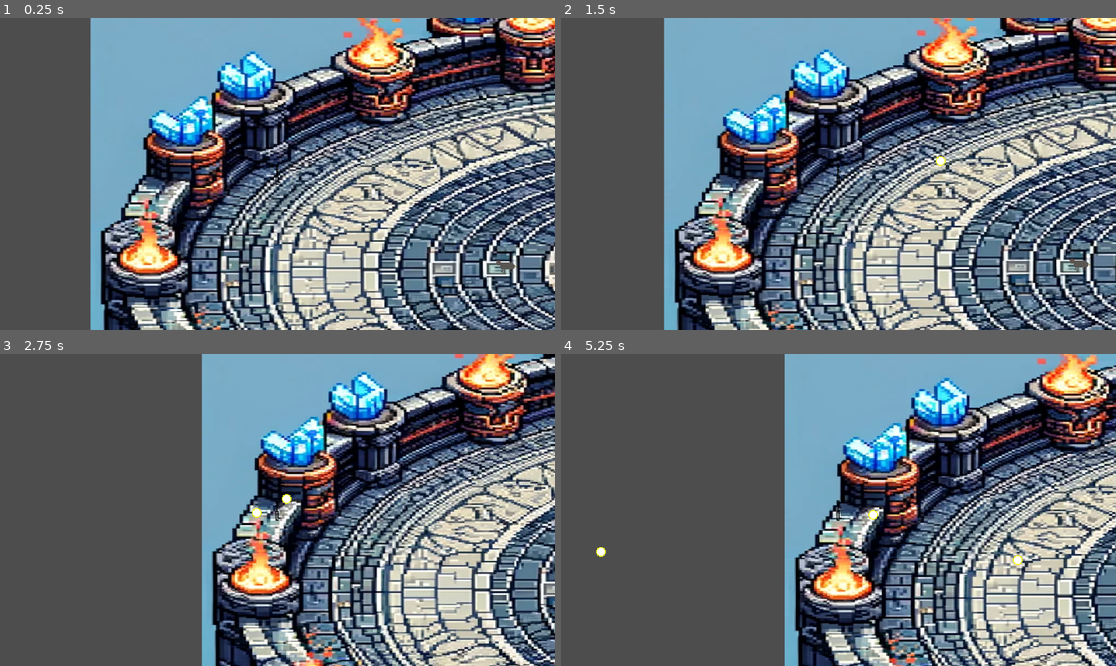
Above: before the commit, frames 1-4 (two rows, left to right).
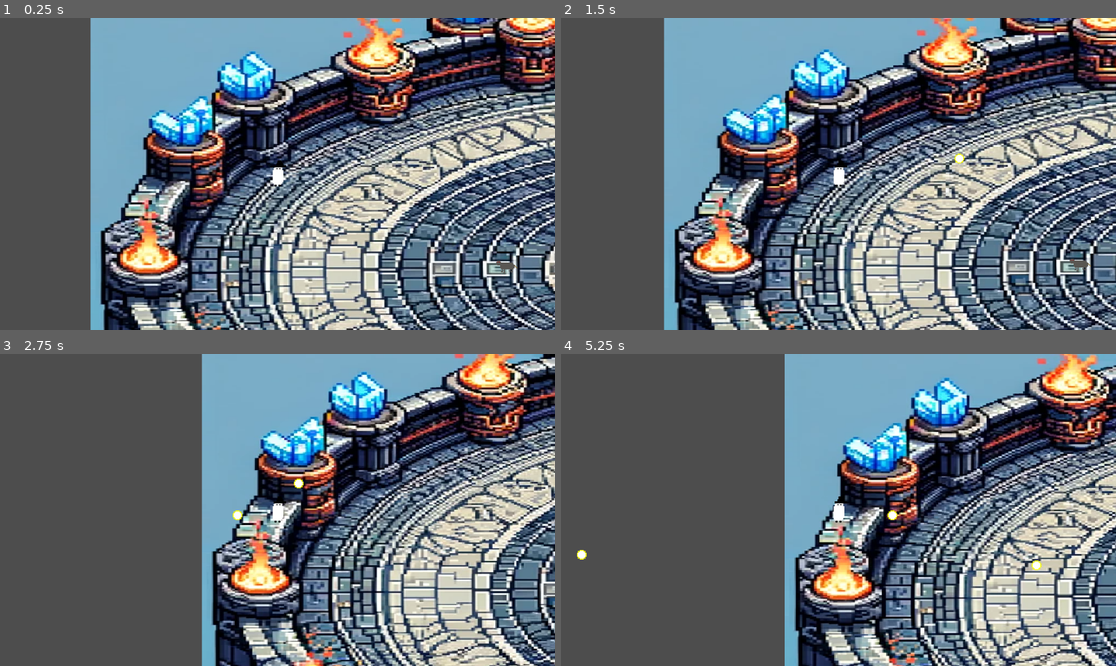
Above: after the commit, the same moments.

Repository: franklinjr12/arenav1
Game: Godot game, scene res://scenes/game.tscn
Same seed, same stepped clock (60 frames per second), same inputs: the game is played once before the commit and once after it.
Inputs (mouse positions are in pixels of both pictures, inside the frame that each line leads up to):
- Up to frame 1 (0.25 s): no input
- Up to frame 2 (1.5 s): tap Enter at 0.5 s; move the mouse to (960, 158) at 0.52 s; hold Q (q_action) 0.53-1.28 s; move the mouse to (727, 189) at 1.27 s; right-click (727, 189) at 1.35 s
- Up to frame 3 (2.75 s): tap Q (q_action) at 1.55 s; move the mouse to (333, 441) at 2.02 s; hold Q (q_action) from 2.03 s (still down)
- Up to frame 4 (5.25 s): move the mouse to (810, 572) at 2.77 s; release Q (q_action) at 2.78 s; tap Q (q_action) at 2.85, 3.8, 4.35 s; move the mouse to (1005, 556) at 3.52 s; hold Right mouse button (move) 3.53-4.28 s; move the mouse to (672, 463) at 4.27 s; move the mouse to (866, 510) at 5.02 s; hold Q (q_action) from 5.03 s (still down)

The runs differ from the first frame. In frame 1, 0.1% of the frame differs, in the area x 49-52%, y 45-55%; in frame 2, 0.2%; in frame 3, 0.3%; in frame 4, 0.4%, in the area x 2-87%, y 45-70%.

Commit message:
add sprites and enemy damaged

Diff:
--- a/scenes/basic_spell.tscn
+++ b/scenes/basic_spell.tscn
@@ -14,3 +14,5 @@
 
 [node name="CollisionShape2D" type="CollisionShape2D" parent="Area2D"]
 shape = SubResource("CircleShape2D_lks56")
+
+[connection signal="body_entered" from="Area2D" to="." method="_on_area_2d_body_entered"]
--- a/scenes/enemy.tscn
+++ b/scenes/enemy.tscn
@@ -1,12 +1,14 @@
-[gd_scene load_steps=3 format=3 uid="uid://b6ydjnhhpafm0"]
+[gd_scene load_steps=4 format=3 uid="uid://b6ydjnhhpafm0"]
 
 [ext_resource type="Texture2D" uid="uid://br75vfgdxlc2j" path="res://sprites/ugly_rat.png" id="1_7p1mj"]
+[ext_resource type="Script" uid="uid://dgvd6oob2rpem" path="res://scripts/enemy.gd" id="1_md0e3"]
 
 [sub_resource type="CapsuleShape2D" id="CapsuleShape2D_md0e3"]
 radius = 5.0
 height = 20.0
 
 [node name="Enemy" type="CharacterBody2D"]
+script = ExtResource("1_md0e3")
 
 [node name="Sprite2D" type="Sprite2D" parent="."]
 texture = ExtResource("1_7p1mj")
--- a/scenes/game.tscn
+++ b/scenes/game.tscn
@@ -1,34 +1,14 @@
-[gd_scene load_steps=7 format=3 uid="uid://cotssc72bpfg"]
+[gd_scene load_steps=5 format=3 uid="uid://cotssc72bpfg"]
 
-[ext_resource type="Texture2D" uid="uid://b78hp7i3kabrq" path="res://sprites/sticky.png" id="1_uwrxv"]
-[ext_resource type="Script" uid="uid://cxalnlsqejr3s" path="res://scripts/player.gd" id="1_yqjtg"]
+[ext_resource type="PackedScene" uid="uid://bh7ryb0mb3rh0" path="res://scenes/player.tscn" id="1_lbhrr"]
 [ext_resource type="Script" uid="uid://bpoof3cfbppe7" path="res://scripts/arena_camera.gd" id="3_lnu2h"]
 [ext_resource type="Texture2D" uid="uid://chbf47bmcasnt" path="res://sprites/battle_arena.png" id="4_lbhrr"]
 [ext_resource type="PackedScene" uid="uid://b6ydjnhhpafm0" path="res://scenes/enemy.tscn" id="5_iywne"]
 
-[sub_resource type="RectangleShape2D" id="RectangleShape2D_yqjtg"]
-size = Vector2(5, 21)
-
 [node name="Game" type="Node2D" groups=["Game"]]
 
-[node name="Player" type="CharacterBody2D" parent="." groups=["player"]]
+[node name="Player" parent="." instance=ExtResource("1_lbhrr")]
 position = Vector2(196, 197)
-script = ExtResource("1_yqjtg")
-SPEED = 100.0
-
-[node name="Sprite2D" type="Sprite2D" parent="Player"]
-texture_filter = 1
-position = Vector2(2, -3)
-texture = ExtResource("1_uwrxv")
-metadata/_edit_lock_ = true
-
-[node name="CollisionShape2D" type="CollisionShape2D" parent="Player"]
-position = Vector2(0.5, 0.5)
-shape = SubResource("RectangleShape2D_yqjtg")
-metadata/_edit_lock_ = true
-
-[node name="QActionTimer" type="Timer" parent="Player"]
-one_shot = true
 
 [node name="ArenaCamera" type="Camera2D" parent="."]
 position = Vector2(195, 194)
--- /dev/null
+++ b/scenes/player.tscn
@@ -0,0 +1,25 @@
+[gd_scene load_steps=4 format=3 uid="uid://bh7ryb0mb3rh0"]
+
+[ext_resource type="Script" uid="uid://cxalnlsqejr3s" path="res://scripts/player.gd" id="1_g2els"]
+[ext_resource type="Texture2D" uid="uid://b5jrfr5cx2x8q" path="res://sprites/ugly_mage.png" id="2_qhqgy"]
+
+[sub_resource type="CapsuleShape2D" id="CapsuleShape2D_dqkch"]
+radius = 5.5
+height = 25.0
+
+[node name="Player" type="CharacterBody2D" groups=["player"]]
+script = ExtResource("1_g2els")
+SPEED = 100.0
+
+[node name="Sprite2D" type="Sprite2D" parent="."]
+texture_filter = 1
+texture = ExtResource("2_qhqgy")
+metadata/_edit_lock_ = true
+
+[node name="CollisionShape2D" type="CollisionShape2D" parent="."]
+position = Vector2(0.5, 0.5)
+shape = SubResource("CapsuleShape2D_dqkch")
+metadata/_edit_lock_ = true
+
+[node name="QActionTimer" type="Timer" parent="."]
+one_shot = true
--- a/scripts/basic_spell.gd
+++ b/scripts/basic_spell.gd
@@ -3,13 +3,21 @@
 const speed_mag = 100
 
 var velocity : Vector2 = Vector2.ZERO
+var base_damage: int = 2
 
 func _process(delta: float):
 	position.x += velocity.x * speed_mag * delta
 	position.y += velocity.y * speed_mag * delta
+
 
 func set_direction(direction: Vector2):
 	if direction.is_normalized():
 		velocity = direction
 	else:
 		velocity = direction.normalized()
+
+
+func _on_area_2d_body_entered(body: Node2D) -> void:
+	if body is Enemy:
+		body.suffer_damage(base_damage)
+	queue_free()
--- /dev/null
+++ b/scripts/enemy.gd
@@ -0,0 +1,9 @@
+extends CharacterBody2D
+class_name Enemy
+
+var health_points = 5
+
+func suffer_damage(number: int):
+	health_points -= number
+	if health_points <= 0:
+		queue_free()
--- a/scripts/player.gd
+++ b/scripts/player.gd
@@ -1,6 +1,7 @@
 extends CharacterBody2D
 
 @export var SPEED = 300.0
+@export var player_distance = 20
 
 @onready var basic_spell = preload("res://scenes/basic_spell.tscn")
 
@@ -9,7 +10,7 @@
 
 func _process(delta: float) -> void:
 	if Input.is_action_pressed("q_action"):
-		trigger_action_q((get_global_mouse_position() - position))
+		trigger_action_q((get_global_mouse_position() - position).normalized())
 
 
 func _physics_process(delta: float) -> void:
@@ -25,8 +26,8 @@
 func trigger_action_q(direction: Vector2):
 	if $QActionTimer.is_stopped():
 		var action = basic_spell.instantiate()
-		action.position = position
-		action.set_direction(direction.normalized())
+		action.position = position + direction * player_distance
+		action.set_direction(direction)
 		# TODO should check if is in arena
 		get_tree().get_first_node_in_group("Game").add_child(action)
 		$QActionTimer.start()
Not shown, added: scripts/enemy.gd.uid
Binary file added: sprites/ugly_mage.png
Not shown, added: sprites/ugly_mage.png.import
